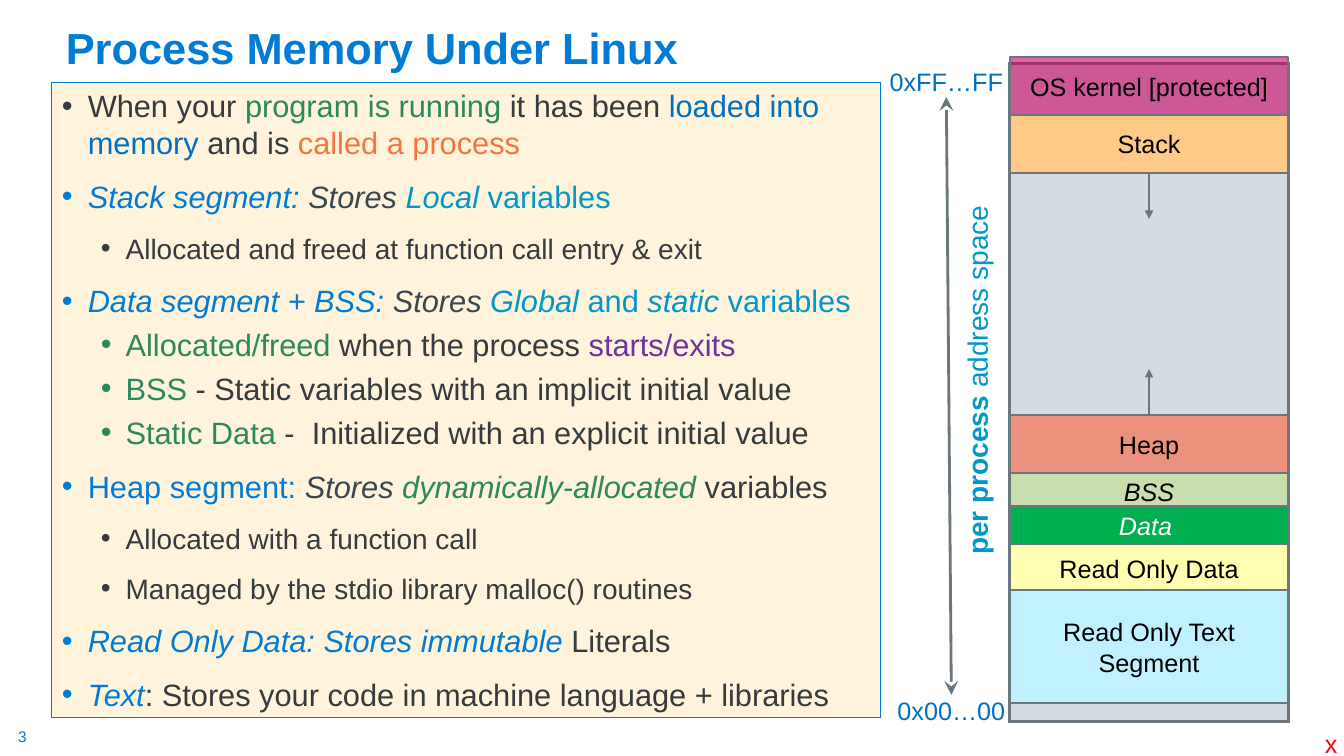
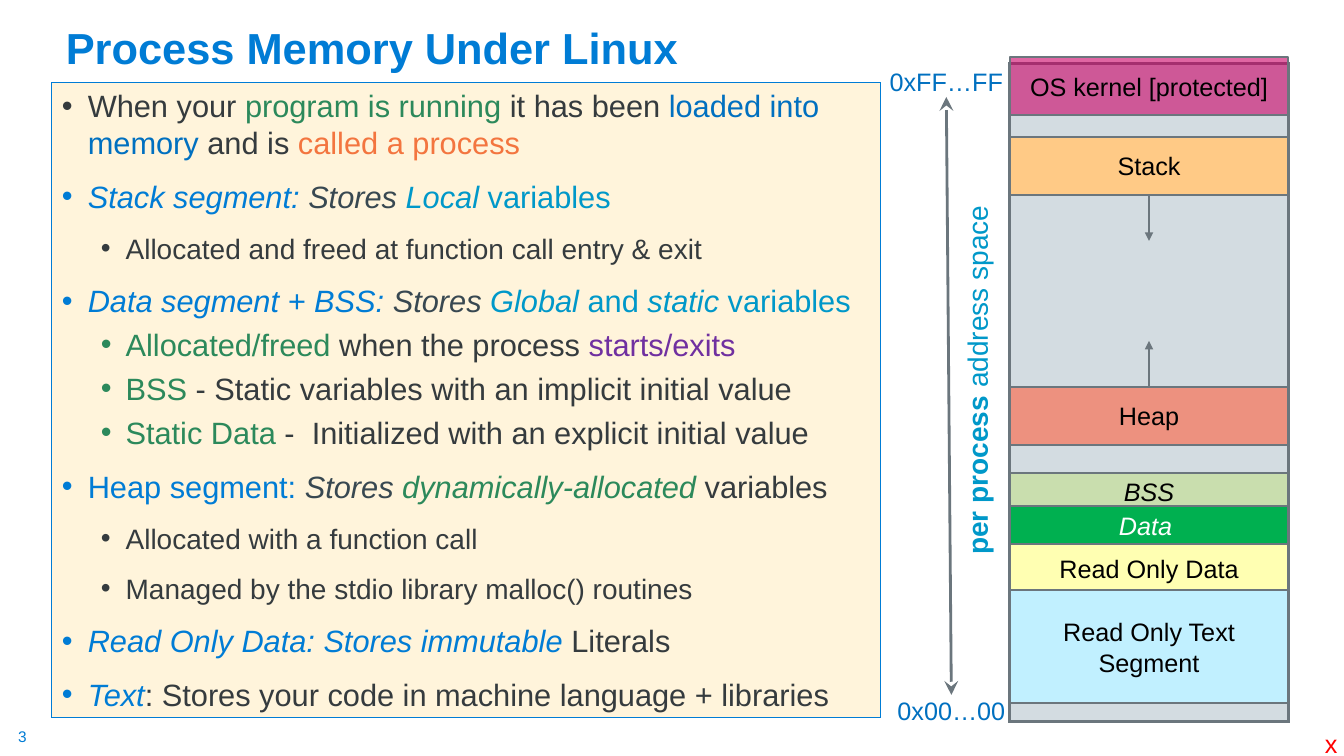
Before and after one commit to cse30-sp24/Muller-Slides, a slide deck: slide 3 of Lecture-9.pptx. Drawn at 1344x756 pixels with LibreOffice and Linux fonts; fonts in the diff are those of the drawing. Boxes give left, top, right and bottom in pixels: in the first picture for what was removed or moved away, otherwise in the second. Text is boxed around its words. In the diff, an @@ line names an element or a change of style, - is before the commit and + after.

```diff
--- a/Lecture-9.pptx
+++ b/Lecture-9.pptx
@@ rectangle "Stack": place and size @@
-rectangle "Stack" at [1010,115,1289,172]
+rectangle "Stack" at [1010,137,1289,195]
@@ arrow moved from (1149, 172) - (1149, 219) to (1149, 195) - (1149, 241) @@
@@ arrow moved from (1149, 369) - (1149, 415) to (1149, 341) - (1149, 387) @@
@@ rectangle "Heap": place and size @@
-rectangle "Heap" at [1010,415,1289,473]
+rectangle "Heap" at [1010,387,1289,445]
```
Also in this commit, not shown: 12 other slides changed, 1 slide added, 1 slide removed, 1 other file.
